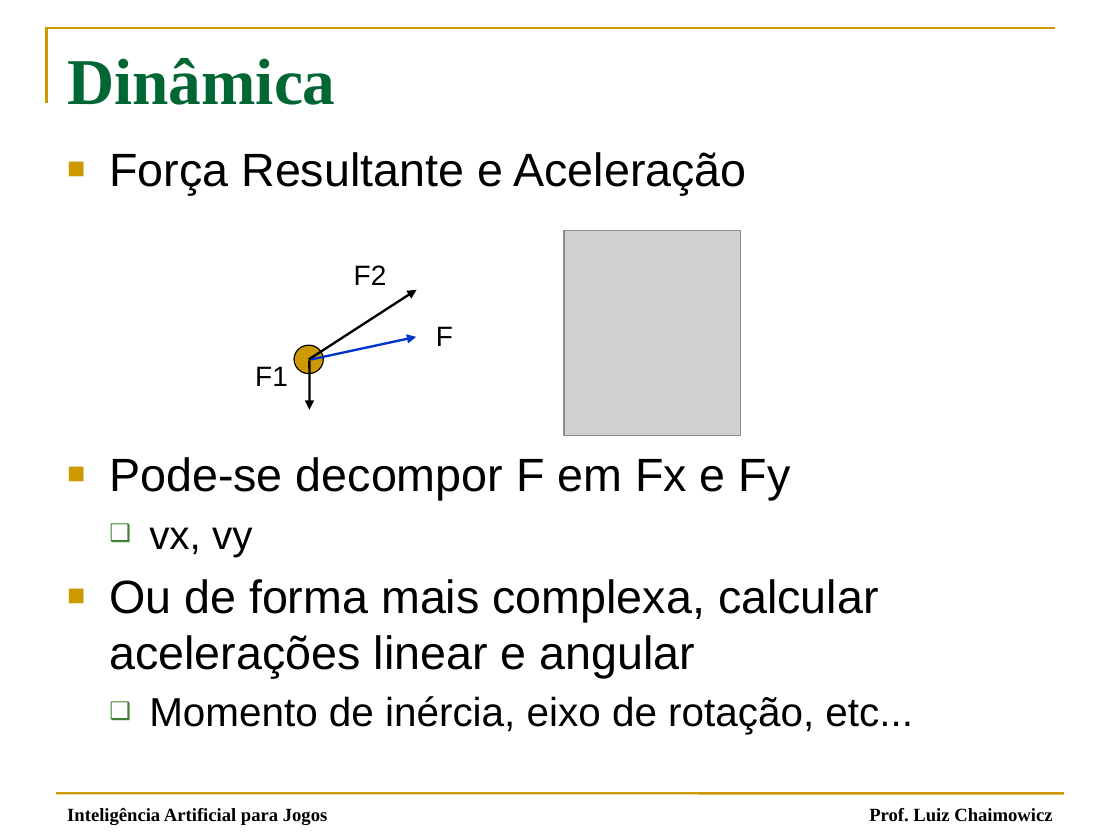
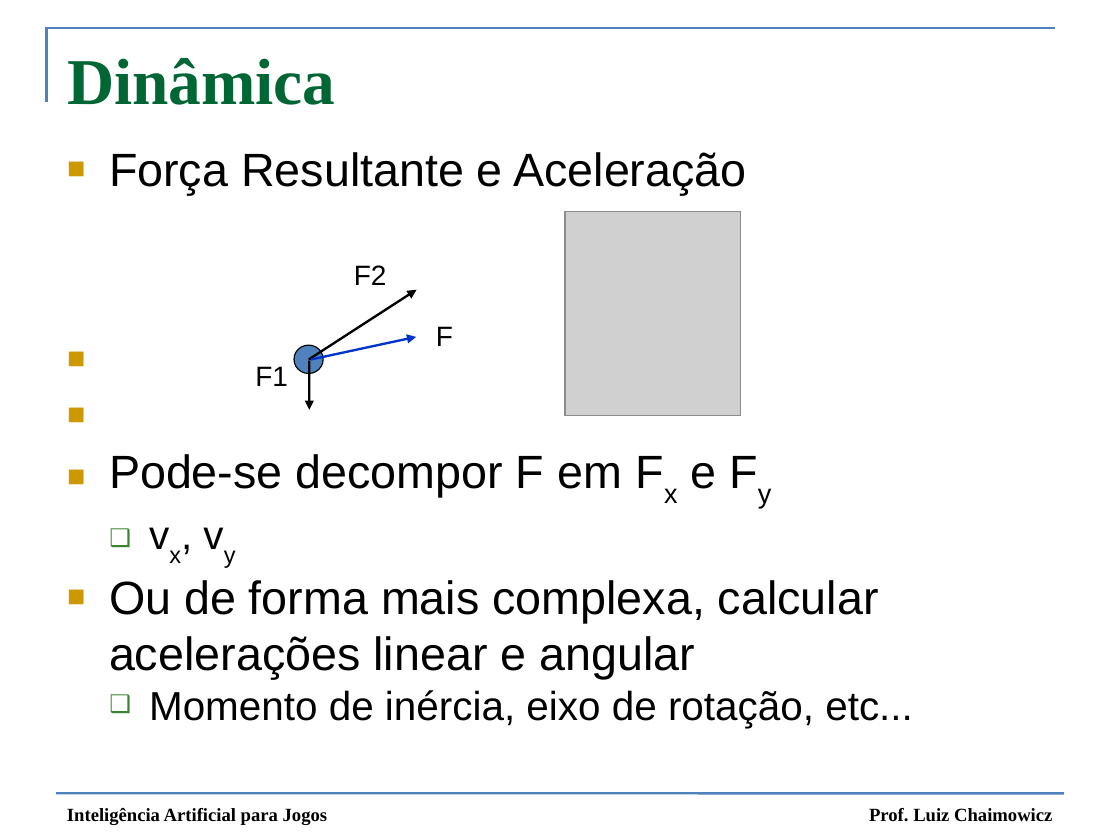
Before and after one commit to fegemo/cefet-games, a slide deck: slide 14 of attachments/IA 03 - Movimentação Simples.pptx (slide 15 before the commit). Drawn at 1120x840 pixels with LibreOffice and Linux fonts; fonts in the diff are those of the drawing; grey boxes stand for pictures. Boxes give left, top, right and bottom in pixels: in the first picture for what was removed or moved away, otherwise in the second. Text is boxed around its words. In the diff, an @@ line names an element or a change of style, - is before the commit and + after.

```diff
--- a/attachments/IA 03 - Movimentação Simples.pptx
+++ b/attachments/IA 03 - Movimentação Simples.pptx
@@ freeform shape at [47, 28, 1055, 103]: outline #CC9900 1.5 pt to #4F81BD 1.5 pt @@
@@ text "Força Resultante e Aceleração" at [109, 152, 913, 728]: now subscript in "Fx Fy", "vx, vy"; indent changed; less space between paragraphs @@
@@ picture: place and size @@
-picture at [564, 231, 740, 436]
+picture at [566, 212, 741, 416]
@@ ellipse at [295, 345, 324, 373]: fill #CC9900 to #4F81BD; outline #000000 0.75 pt to #000000 0.74 pt @@
@@ text "Inteligência Artificial para Jogos" at [67, 808, 328, 825]: bold on @@
@@ line (56, 793) - (1064, 793): stroke #CC9900 1.5 pt to #4F81BD 1.5 pt @@
```
Also in this commit, not shown: 43 other slides changed, 42 slides removed, 2 other files.
